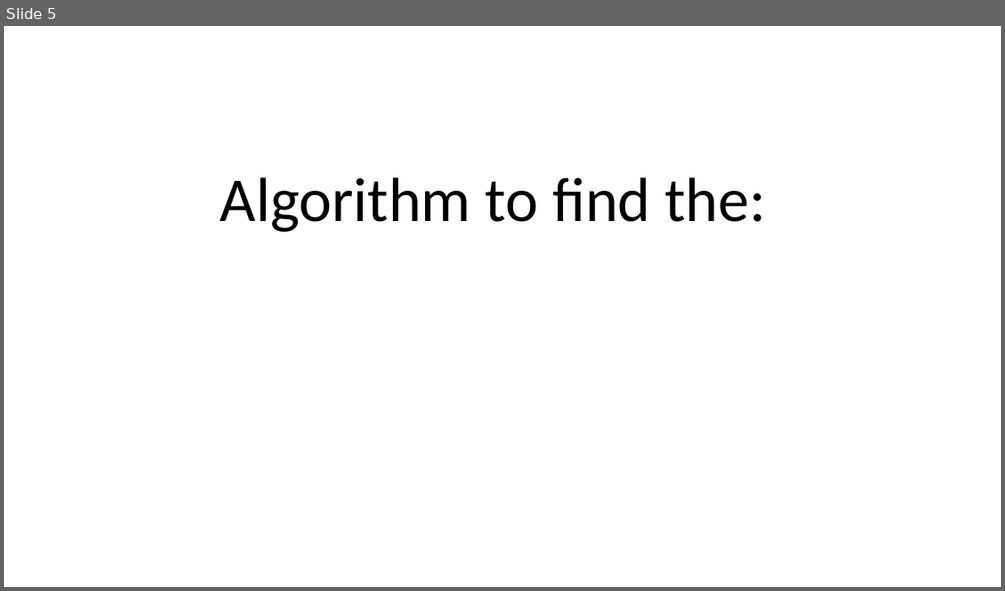
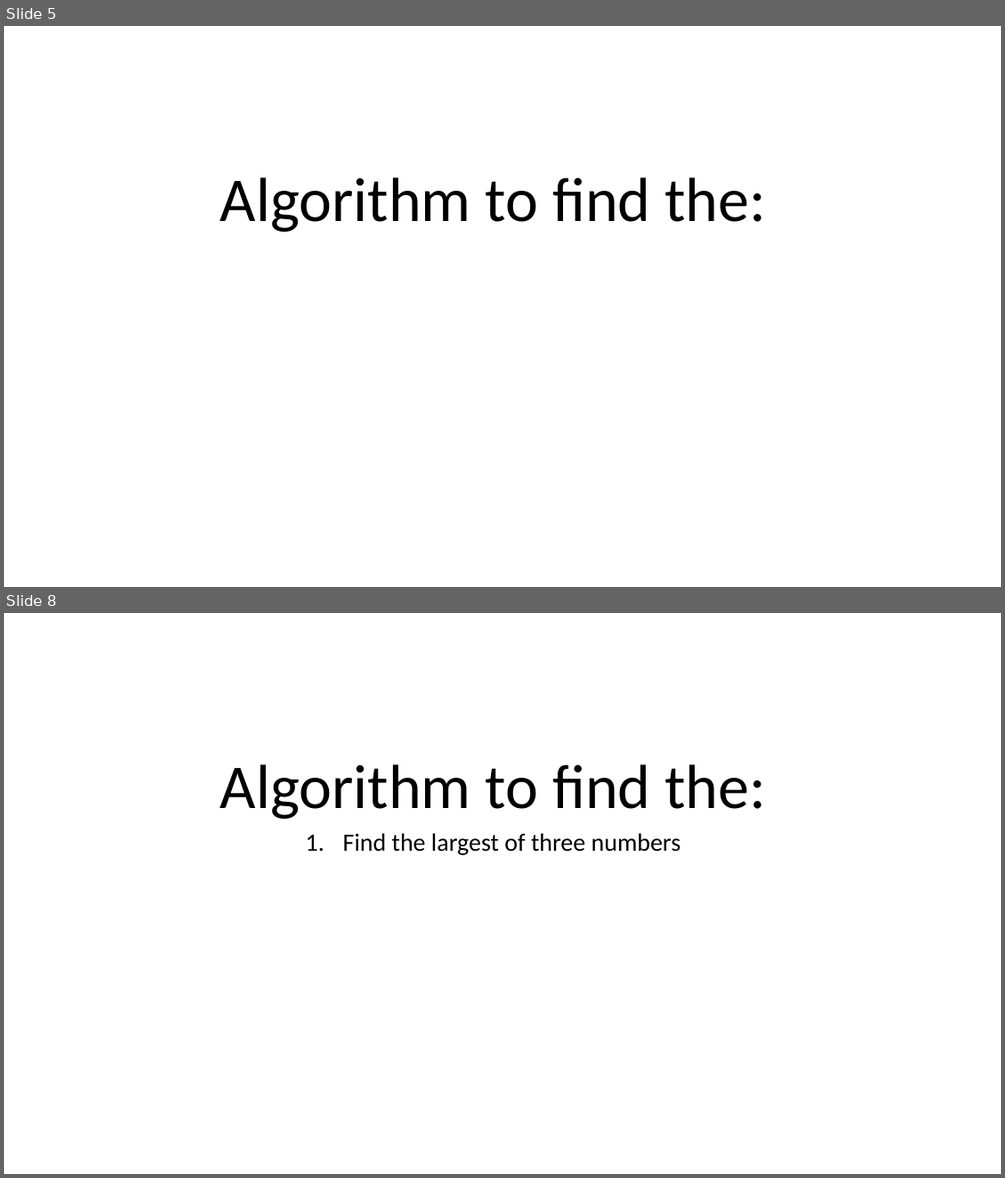
Before and after one commit to 3l4k/Lotanna_OkekeCSC102, a slide deck: Lotanna OkekeAA1.pptx. Shown one above the other, each under a label of ours: slide 5 before the commit, slides 5 and 8 after it; the slides between them are not shown. The pictures are 1005x591 and 1005x1178 pixels, drawn with LibreOffice and Linux fonts; fonts in the diff are those of the drawing; grey boxes stand for pictures. Boxes give left, top, right and bottom in pixels: in the first picture for what was removed or moved away, otherwise in the second. Text is boxed around its words. In the diff, an @@ line names an element or a change of style, - is before the commit and + after.

```diff
--- a/Lotanna OkekeAA1.pptx
+++ b/Lotanna OkekeAA1.pptx
@@ slide 8 added at (4, 613, 1001, 1174), background #FFFFFF @@
@@ title added at (220, 764, 767, 819), 60 pt, text #000000 @@
+Algorithm to find the:
@@ subtitle added at (343, 833, 681, 855), 24 pt, text #000000 @@
+1. Find the largest of three numbers
```
Also in this commit, not shown: 3 slides changed, 3 other slides added, 1 slide removed, 1 other file.
